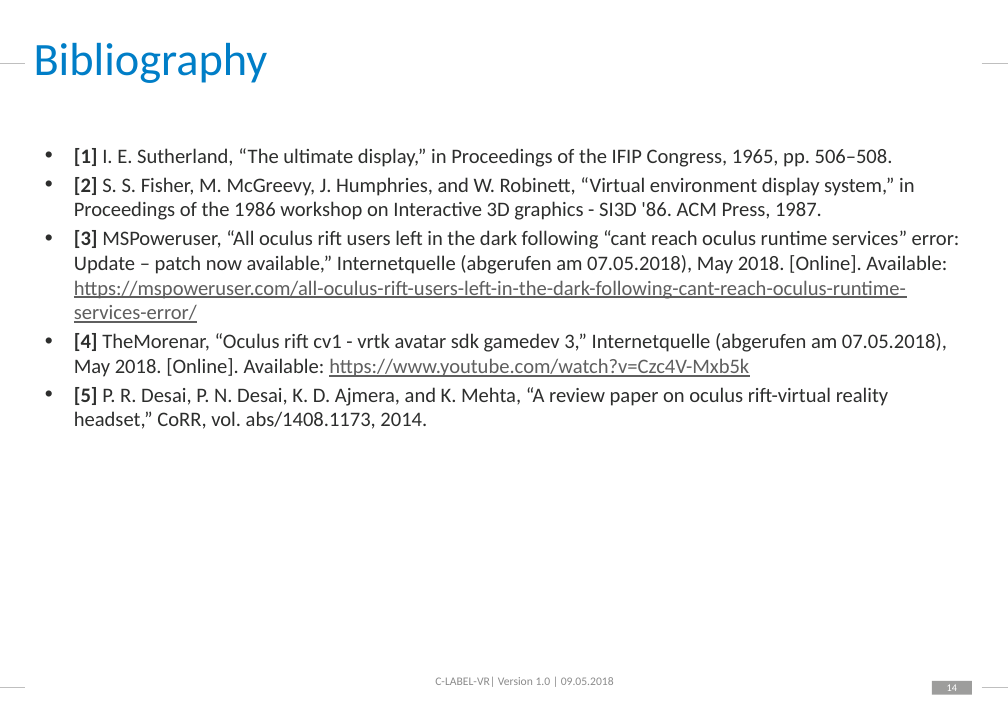
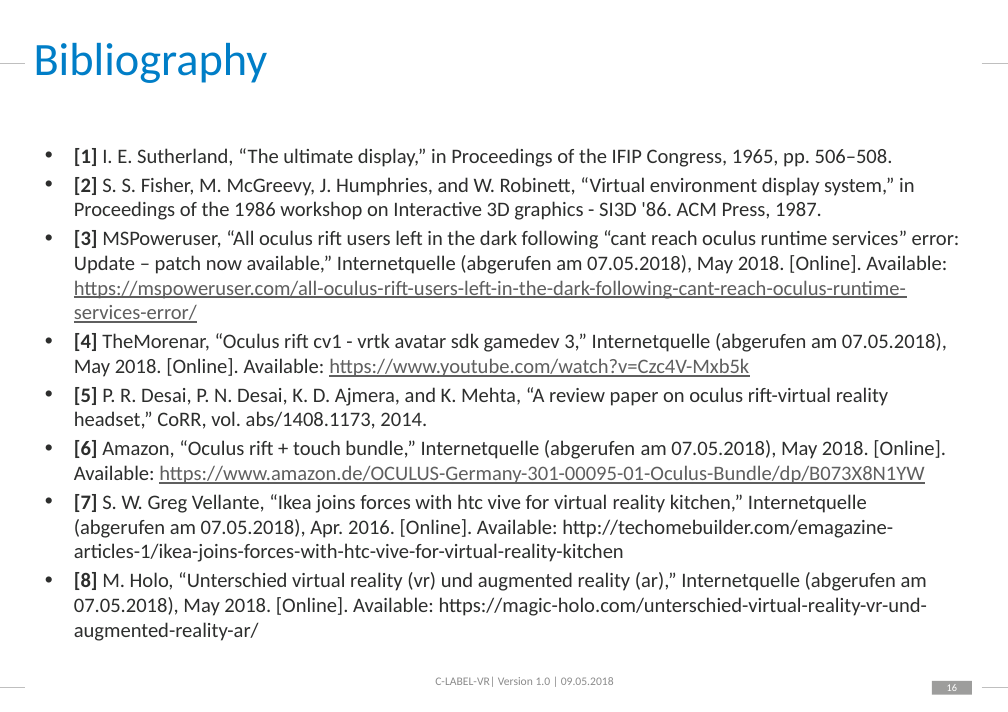
Before and after one commit to PvtSchneewitchen/Masterarbeit, a slide deck: slide 16 of Cmore Internal Presentation/C.LABEL-VR internal Presentation.pptx (slide 14 before the commit). Drawn at 1008x712 pixels with LibreOffice and Linux fonts; fonts in the diff are those of the drawing; background and template pictures are left out. Boxes give left, top, right and bottom in pixels: in the first picture for what was removed or moved away, otherwise in the second. Text is boxed around its words. In the diff, an @@ line names an element or a change of style, - is before the commit and + after.

```diff
--- a/Cmore Internal Presentation/C.LABEL-VR internal Presentation.pptx
+++ b/Cmore Internal Presentation/C.LABEL-VR internal Presentation.pptx
@@ text at [74,440,946,641]: paragraphs added @@
+• [6] Amazon, “Oculus rift + touch bundle,” Internetquelle (abgerufen am 07.05.2018), May 2018. [Online]. Available: https://www.amazon.de/OCULUS-Germany-301-00095-01-Oculus-Bundle/dp/B073X8N1YW
+• [7] S. W. Greg Vellante, “Ikea joins forces with htc vive for virtual reality kitchen,” Internetquelle (abgerufen am 07.05.2018), Apr. 2016. [Online]. Available: http://techomebuilder.com/emagazine-articles-1/ikea-joins-forces-with-htc-vive-for-virtual-reality-kitchen
+• [8] M. Holo, “Unterschied virtual reality (vr) und augmented reality (ar),” Internetquelle (abgerufen am 07.05.2018), May 2018. [Online]. Available: https://magic-holo.com/unterschied-virtual-reality-vr-und-augmented-reality-ar/
```
Also in this commit, not shown: 1 other slide changed, 3 slides added, 1 slide removed, 10 other files.
